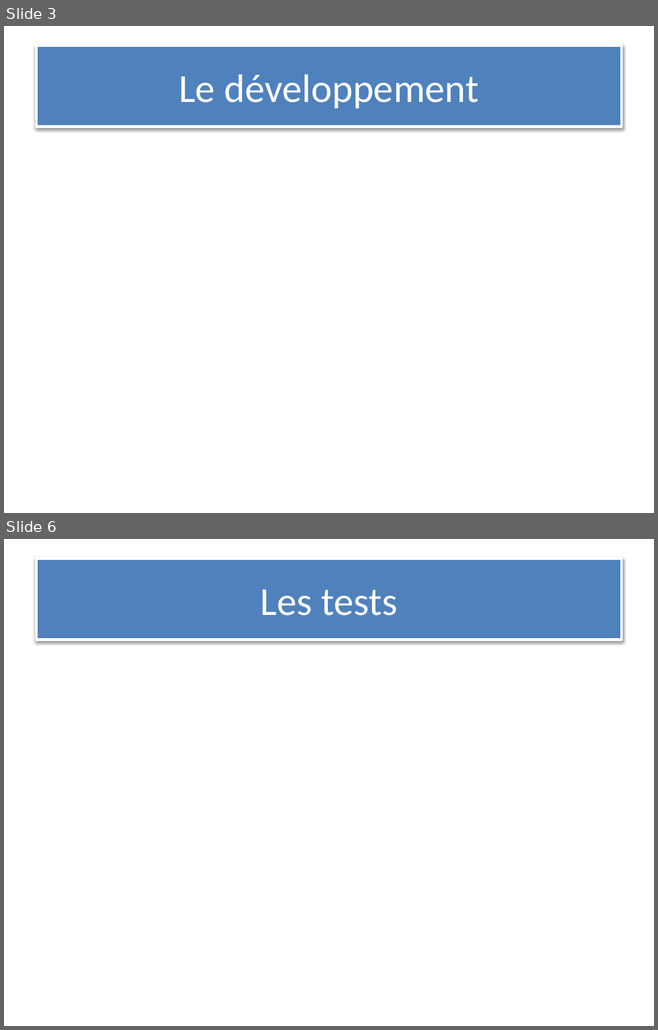
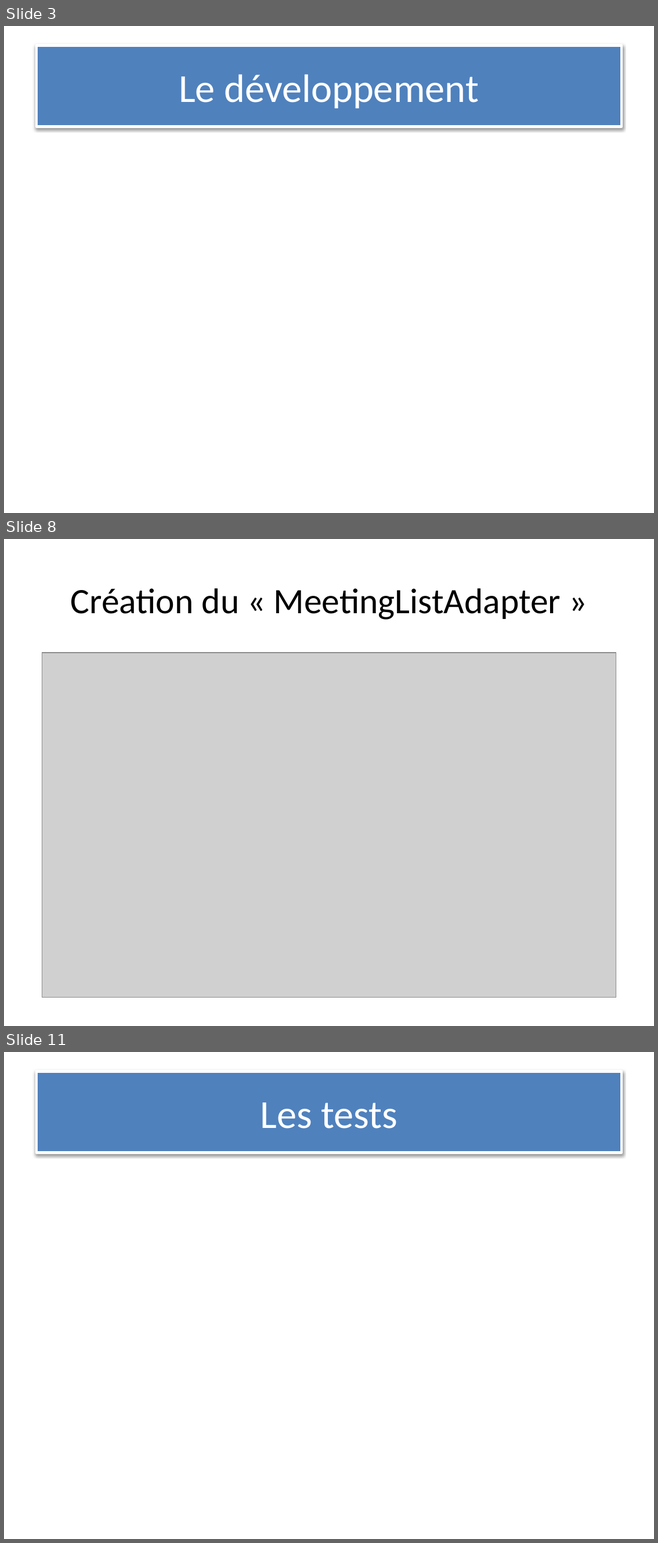
Before and after one commit to Luck-art/Projet_4_android, a slide deck: powerpoint/projet_4_powerpoint.pptx. Shown one above the other, each under a label of ours: slides 3 and 6 before the commit, slides 3, 8 and 11 after it; the slides between them are not shown. The pictures are 658x1030 and 658x1543 pixels, drawn with LibreOffice and Linux fonts; fonts in the diff are those of the drawing; grey boxes stand for pictures. Boxes give left, top, right and bottom in pixels: in the first picture for what was removed or moved away, otherwise in the second. Text is boxed around its words. In the diff, an @@ line names an element or a change of style, - is before the commit and + after.

```diff
--- a/powerpoint/projet_4_powerpoint.pptx
+++ b/powerpoint/projet_4_powerpoint.pptx
@@ slide 8 added at [4, 539, 654, 1026], background #FFFFFF @@
@@ title added at [71, 588, 561, 620], 39.6 pt, text #000000 @@
+Création du « MeetingListAdapter »
@@ picture added at [42, 653, 616, 998] @@
@@ what was slide 6 is now slide 11 @@
```
Also in this commit, not shown: 8 slides changed, 8 other slides added, 2 slides removed, 7 other files.
